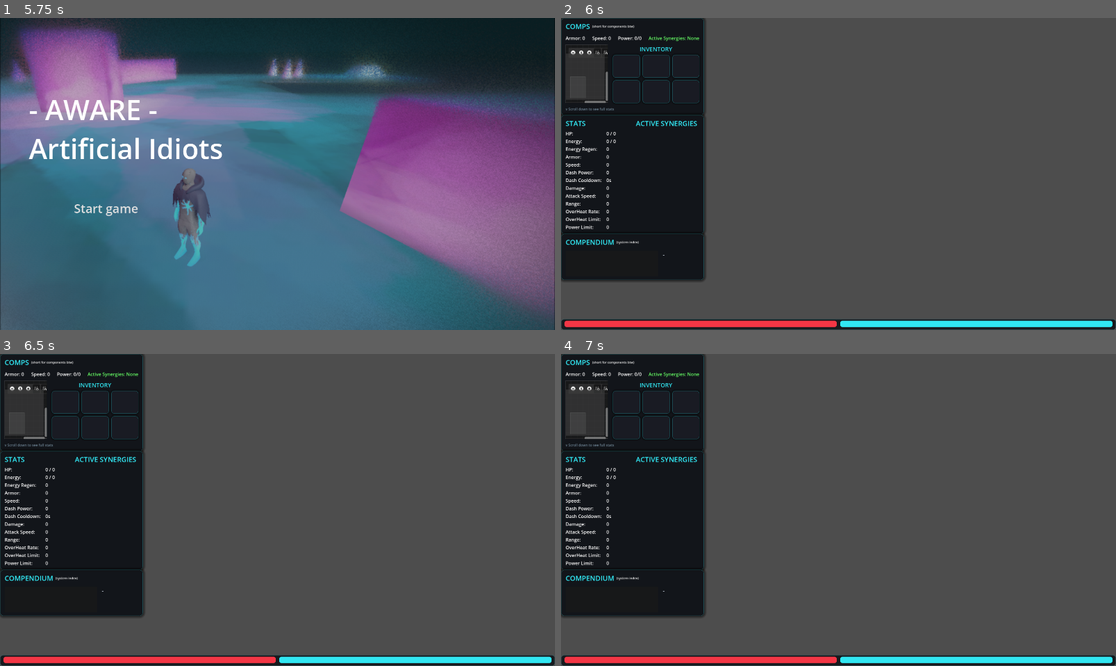
Above: before the commit, frames 1-4 (two rows, left to right).
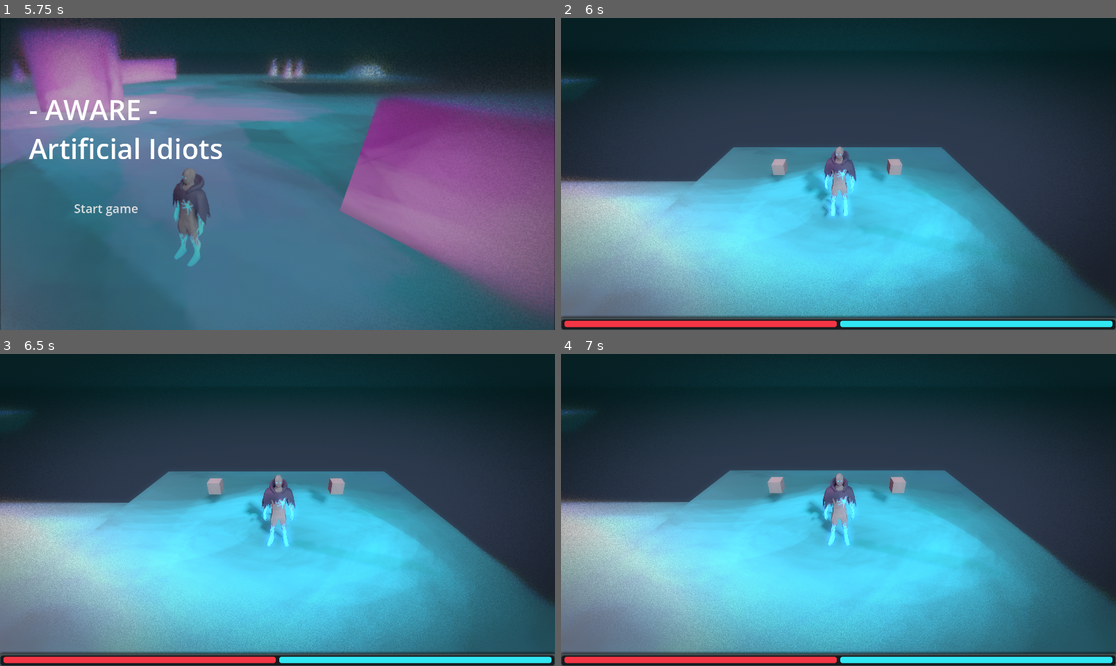
Above: after the commit, the same moments.

Repository: 1p22geo/AWARE_v0
Game: Godot game, scene res://scenes/Boot/Boot.tscn
The game is run twice, just before and just after one commit, with the same random seed, the same clock (stepped at 60 frames per second) and the same inputs.
Inputs (mouse positions are in pixels of both pictures, inside the frame that each line leads up to):
- Up to frame 1 (5.75 s): tap Enter at 0.5, 2, 3.5 s; move the mouse to (399, 158) at 0.52 s; hold D (move_right) 0.53-1.25 s; hold Shift 0.53-1.25 s; click (399, 158) at 0.67 s; tap Space (jump) at 0.77, 1.25, 2.75, 3.77, 4.25 s; drag from (166, 189) to (249, 236) at 1.27 s; move the mouse to (333, 105) at 2.02 s; hold D (move_right) 2.03-2.75 s; tap Ctrl at 2.1 s; drag from (249, 236) to (111, 127) at 2.77 s; move the mouse to (444, 220) at 3.52 s; hold A (move_left) 3.53-4.25 s; tap Alt at 3.6 s; drag from (111, 127) to (194, 96) at 4.27 s; move the mouse to (305, 174) at 5.02 s; hold S (move_backward) from 5.03 s (still down); hold Shift from 5.03 s (still down); click (305, 174) at 5.17 s
- Up to frame 2 (6 s): release S (move_backward) at 5.75 s; release Shift at 5.75 s; click "Start game" at 5.75 s
- Up to frame 3 (6.5 s): no input
- Up to frame 4 (7 s): drag from (755, 432) to (727, 525) at 6.52 s

Frame 1 is identical in both runs. In frame 2, 90% of the frame differs, in the area x 0-100%, y 0-97%; in frame 3, 91%; in frame 4, 91%.
Error before the commit: Parse Error: Unrecognized annotation: "@load". (res://src/UI/game_ui.gd:3)

Commit message:
fix: Remove incorrect @load annotation for ComponentData in game_ui.gd

Diff:
--- a/src/UI/game_ui.gd
+++ b/src/UI/game_ui.gd
@@ -1,6 +1,5 @@
 extends Control
 
-@load("res://src/core/components/component_data.gd") var ComponentData
 signal components_updated(equipped_components: Array[ComponentData])
 signal graph_updated(nodes: Dictionary, connections: Array)
 
